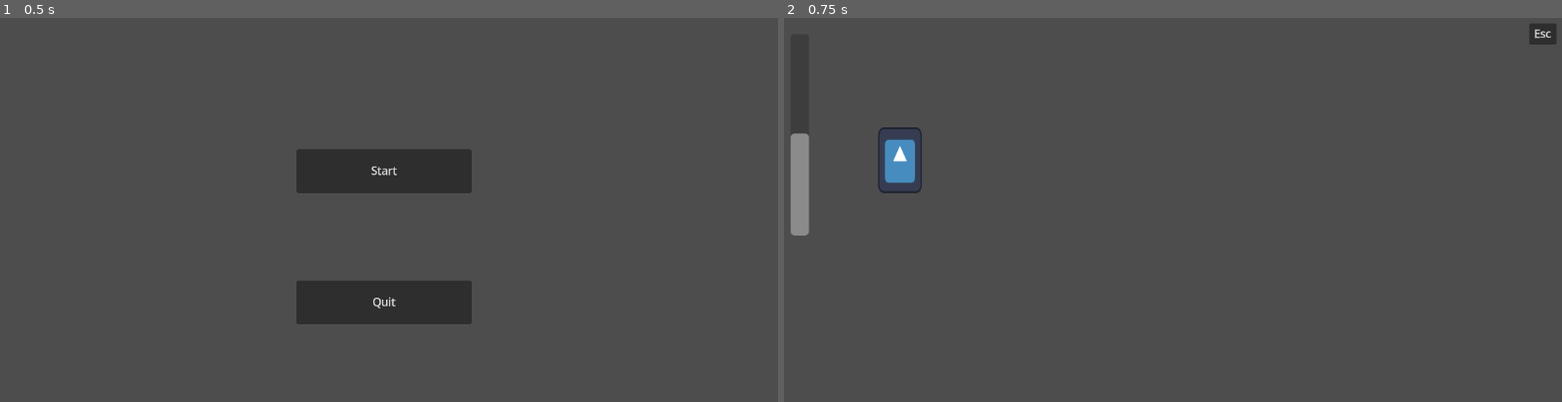
Above: before the commit, frames 1-2 (left to right).
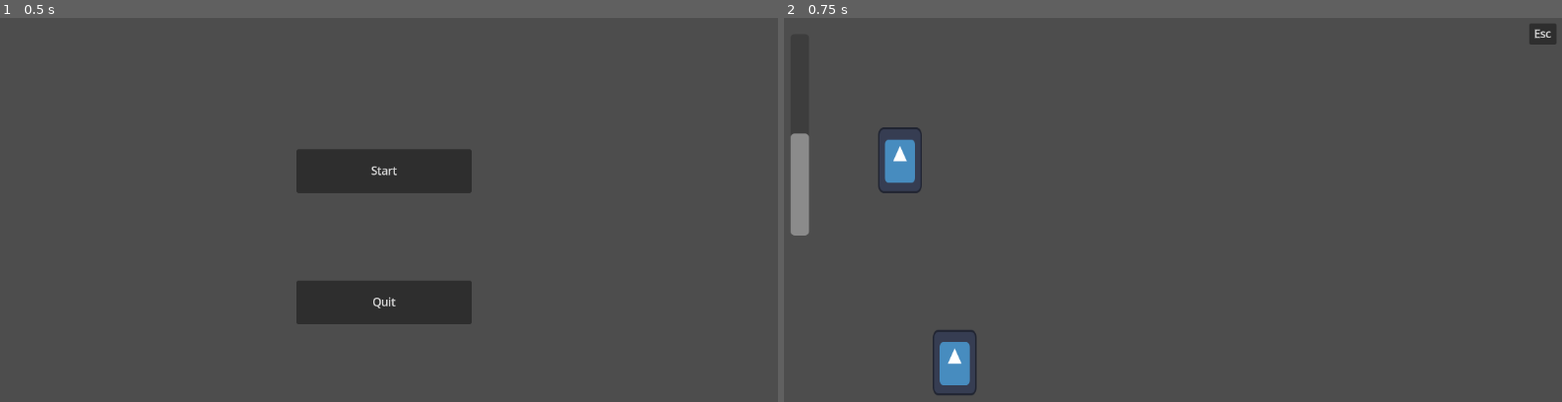
Above: after the commit, the same moments.

Repository: kchiu1/Card-Battle-Game
Game: Godot game, scene res://main/Main Menu.tscn
Same seed, same stepped clock (60 frames per second), same inputs: the game is played once before the commit and once after it. The engine's default icon, where the game draws it, is replaced by a stand-in: a white triangle on a blue panel in a dark square.
Inputs:
- Up to frame 1 (0.5 s): no input
- Up to frame 2 (0.75 s): click "Start" at 0.5 s

Frame 1 is identical in both runs. In frame 2, 0.6% of the frame differs, in the area x 19-25%, y 81-99%.

Commit message:
renamed Card to TestCard

Diff:
--- a/card-battle-game/Levels/TestFight.tscn
+++ b/card-battle-game/Levels/TestFight.tscn
@@ -2,7 +2,7 @@
 
 [ext_resource type="Script" uid="uid://3v1flw4tc1q1" path="res://Levels/test_fight.gd" id="1_3s1ur"]
 [ext_resource type="Script" uid="uid://csgt6qywykds" path="res://Levels/card_manager.gd" id="2_kpqo2"]
-[ext_resource type="PackedScene" uid="uid://c3piouhj4xuq0" path="res://Card/Card.tscn" id="3_54eh7"]
+[ext_resource type="PackedScene" uid="uid://c3piouhj4xuq0" path="res://Card/TestCard.tscn" id="3_54eh7"]
 
 [node name="Fight Scene" type="Node2D"]
 script = ExtResource("1_3s1ur")
@@ -29,4 +29,7 @@
 [node name="TestCard" parent="CardManager" instance=ExtResource("3_54eh7")]
 position = Vector2(184, 208)
 
+[node name="TestCard" parent="." instance=ExtResource("3_54eh7")]
+position = Vector2(264, 504)
+
 [connection signal="pressed" from="Main Menu" to="." method="_on_main_menu_pressed"]
Renamed: card-battle-game/Card/Card.tscn -> card-battle-game/Card/TestCard.tscn
